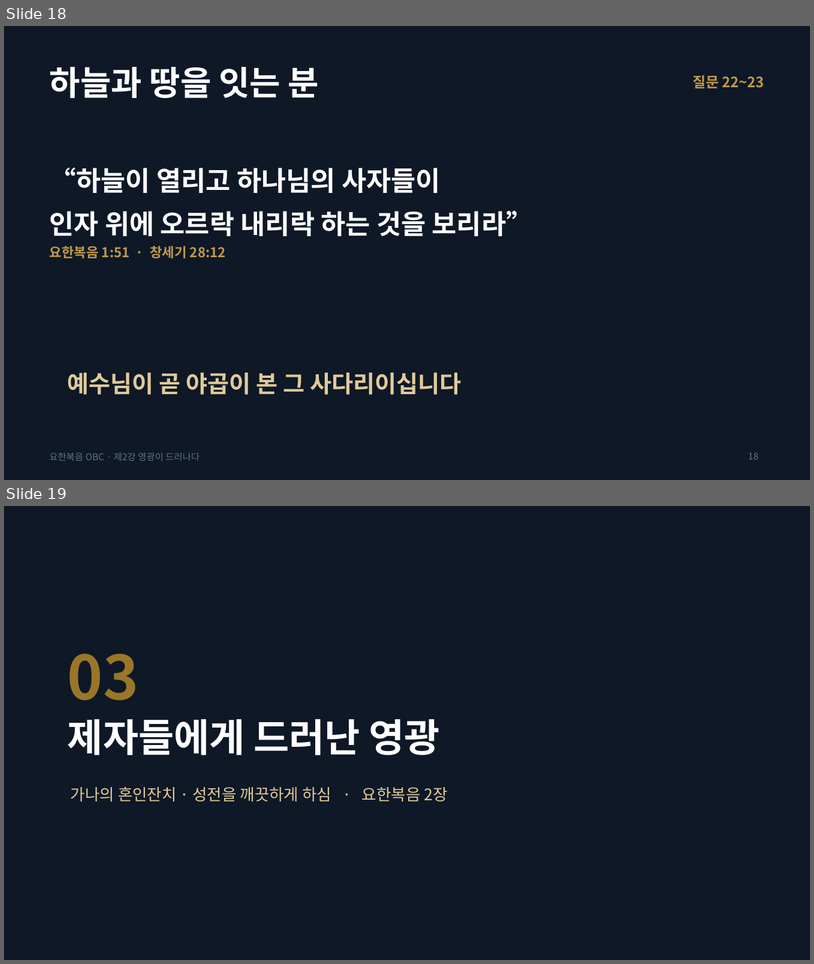
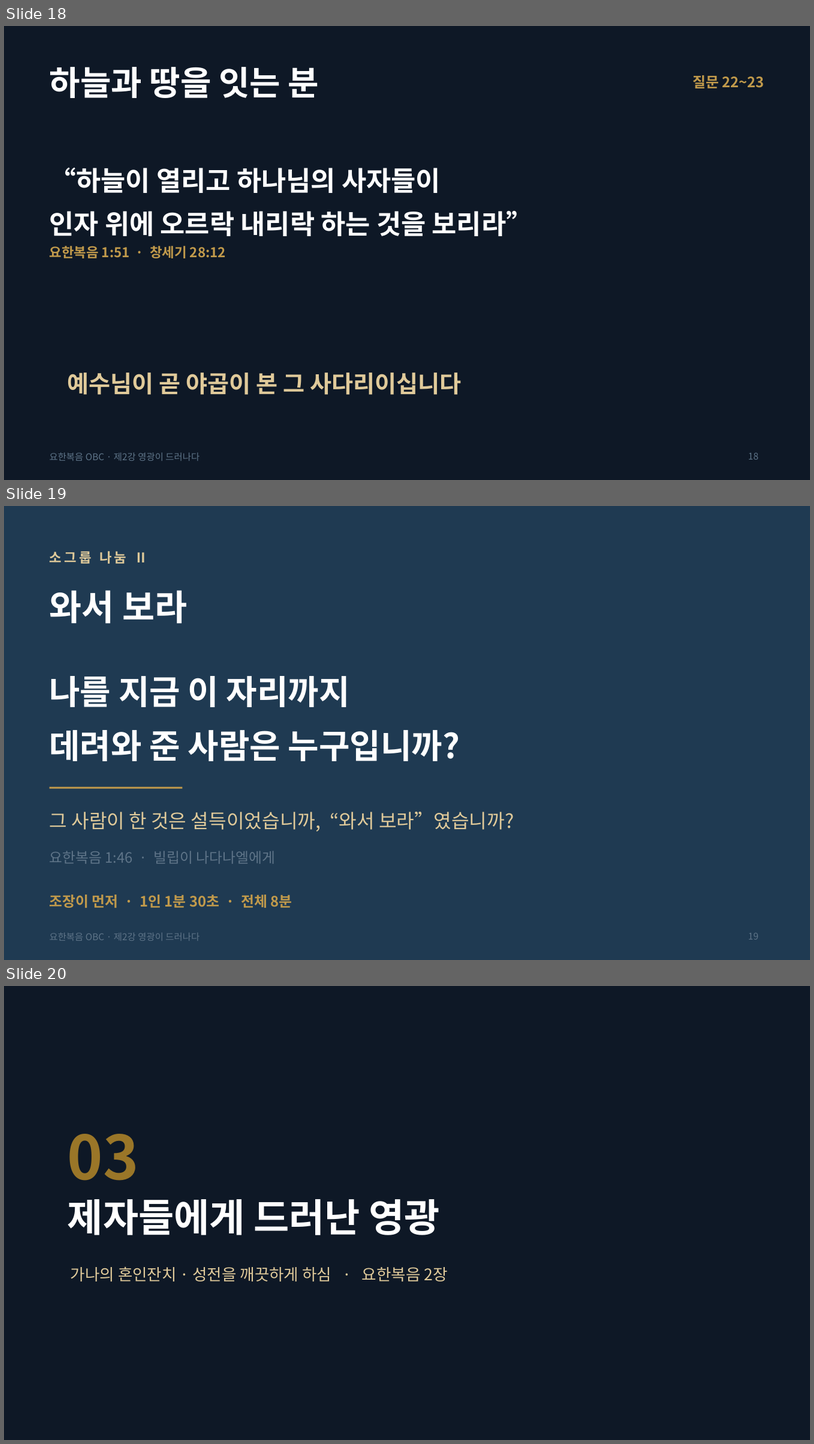
Before and after one commit to mio-modu/bible_GospelofJohn, a slide deck: dist/요한복음_2강_영광이_드러나다.pptx. Shown one above the other, each under a label of ours: slides 18 and 19 before the commit, slides 18, 19 and 20 after it. The pictures are 814x964 and 814x1444 pixels, drawn with LibreOffice and Linux fonts; fonts in the diff are those of the drawing. Boxes give left, top, right and bottom in pixels: in the first picture for what was removed or moved away, otherwise in the second. Text is boxed around its words. In the diff, an @@ line names an element or a change of style, - is before the commit and + after.

```diff
--- a/dist/요한복음_2강_영광이_드러나다.pptx
+++ b/dist/요한복음_2강_영광이_드러나다.pptx
@@ slide 19 added at [4, 506, 810, 960], background #1F3A52; not listed: 1 template element that a slide beside it also shows @@
@@ text added at [50, 551, 148, 564], 16 pt, text #E0CA9A, bold @@
+소그룹 나눔 Ⅱ
@@ title added at [50, 590, 187, 624], 42 pt, text #FFFFFF, bold @@
+와서 보라
@@ text added at [50, 676, 460, 761], 40 pt, text #FFFFFF, bold @@
+나를 지금 이 자리까지
+데려와 준 사람은 누구입니까?
@@ rectangle added at [50, 787, 182, 789], fill #C19A4B @@
@@ text added at [50, 811, 515, 831], 23 pt, text #E0CA9A @@
+그 사람이 한 것은 설득이었습니까, “와서 보라”였습니까?
@@ text added at [50, 850, 276, 864], 17 pt, text #5E7488 @@
+요한복음 1:46 · 빌립이 나다나엘에게
@@ text added at [50, 894, 293, 907], 17 pt, text #C19A4B, bold @@
+조장이 먼저 · 1인 1분 30초 · 전체 8분
@@ page number added at [749, 933, 759, 939], 11 pt, text #5E7488 @@
+19
@@ what was slide 19 is now slide 20 @@
```
Also in this commit, not shown: 5 other files.
